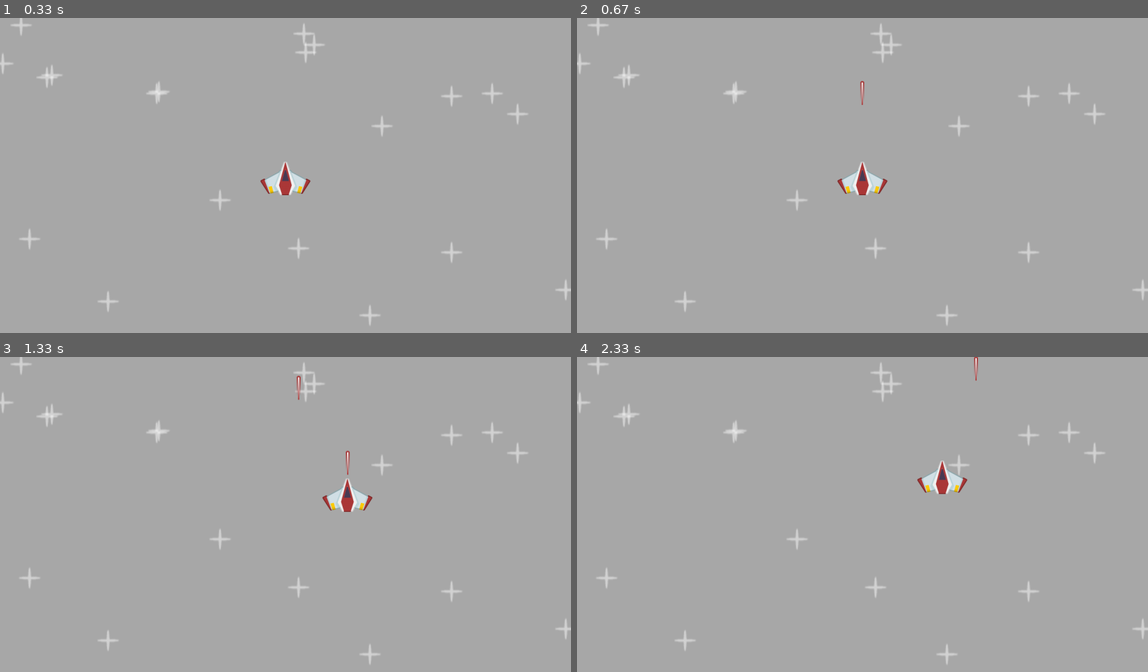
Above: before the commit, frames 1-4 (two rows, left to right).
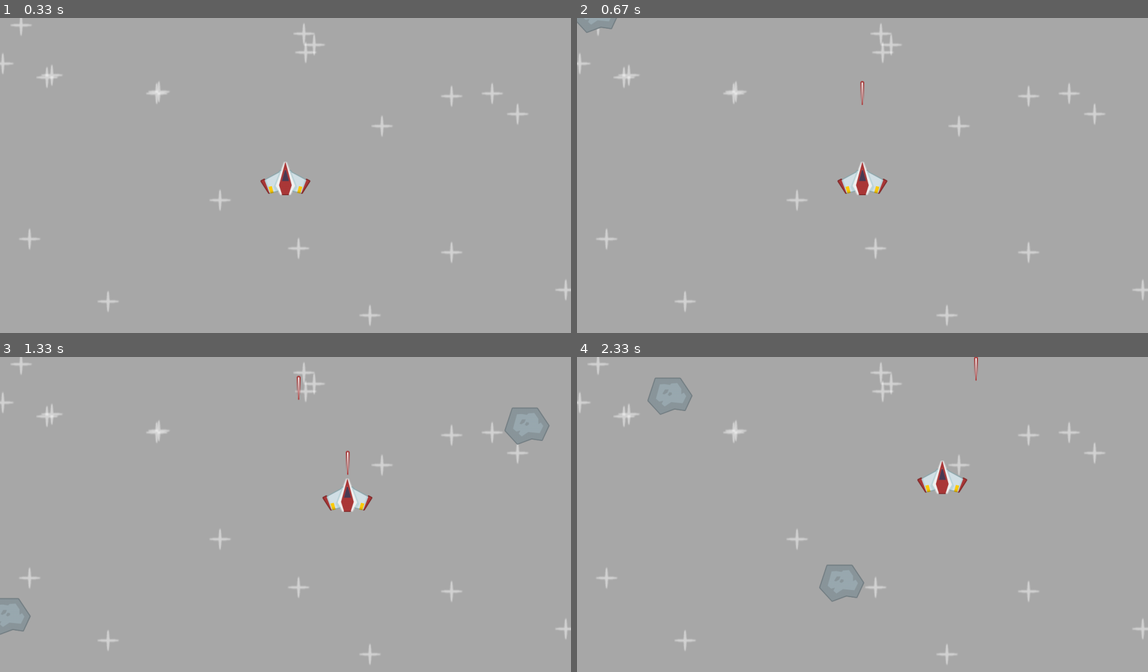
Above: after the commit, the same moments.

Repository: HariharPadhi1412/pygame-learning
Game: pygame game, started from src/main.py
Same seed, same stepped clock (60 frames per second), same inputs: the game is played once before the commit and once after it.
Inputs:
- Up to frame 1 (0.33 s): no input
- Up to frame 2 (0.67 s): tap Space at 0.33 s
- Up to frame 3 (1.33 s): hold Right 0.67-1.13 s; tap Space at 0.73, 1.03, 1.23 s; hold Up from 1.17 s (still down)
- Up to frame 4 (2.33 s): release Up at 1.47 s; hold Right 1.5-1.97 s; tap Space at 1.57, 1.87, 2.07 s; hold Left from 2 s (still down)

Frame 1 is identical in both runs. In frame 2, 0.2% of the frame differs, in the area x 0-7%, y 0-5%; in frame 3, 0.7%; in frame 4, 0.9%, in the area x 12-51%, y 6-78%.

Commit message:
added meteor class and some improvements

Diff:
--- a/src/main.py
+++ b/src/main.py
@@ -1,5 +1,5 @@
 from os.path import join
-from random import randint
+from random import randint, uniform
 
 import pygame
 
@@ -13,6 +13,10 @@
 pygame.display.set_caption("space shooter")
 running = True
 clock = pygame.time.Clock()
+
+star_surface = pygame.image.load(join('../images', 'star.png')).convert_alpha()
+meteor_surf = pygame.image.load(join('../images', 'meteor.png')).convert_alpha()
+laser_surf = pygame.image.load(join('../images', 'laser.png')).convert_alpha()
 
 
 # Classes
@@ -83,17 +87,30 @@
             self.kill()
 
 
+class Meteor(pygame.sprite.Sprite):
+    def __init__(self, surface, position, group):
+        super().__init__(group)
+        self.image = surface
+        self.rect = self.image.get_frect(center=position)
+        self.direction = pygame.math.Vector2(uniform(-0.5, 0.5), 1)
+        self.speed = randint(400, 500)
+
+    def update(self, delta_time):
+        self.rect.center += self.direction * self.speed * delta_time
+        self.kill_meteor()
+
+    def kill_meteor(self):
+        if self.rect.bottom > WINDOW_HEIGHT:
+            self.kill()
+
+
 all_sprites = pygame.sprite.Group()
-meteor = pygame.sprite.Group()
-
-star_surface = pygame.image.load(join('../images', 'star.png')).convert_alpha()
+meteor_grp = pygame.sprite.Group()
+laser_grp = pygame.sprite.Group()
 
 for i in range(20):
     Star(all_sprites, star_surface)
 player = Player(all_sprites)
-
-meteor_surf = pygame.image.load(join('../images', 'meteor.png')).convert_alpha()
-laser_surf = pygame.image.load(join('../images', 'laser.png')).convert_alpha()
 
 meteor_event = pygame.event.custom_type()
 pygame.time.set_timer(meteor_event, 500)
@@ -106,13 +123,17 @@
             running = False
         if event.type == meteor_event:
             x, y = randint(0, WINDOW_WIDTH), randint(-200, -100)
+            Meteor(meteor_surf, (x, y), (meteor_grp, all_sprites))
 
     # draw the window
     all_sprites.update(delta_time)
+    meteor_grp.update(delta_time)
+    print(pygame.sprite.spritecollide(player, meteor_grp, False))
     display_surface.fill('darkgray')
 
     display_surface.blit(player.image, player.rect)
     all_sprites.draw(display_surface)
+    meteor_grp.draw(display_surface)
 
     pygame.display.update()
 
